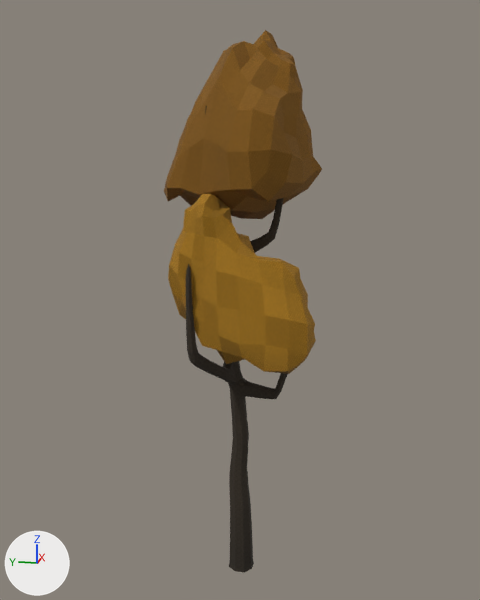
An edit to the glTF model public/assets/models/circuits/kits/autumn-tree-golden.glb, drawn before and after from the same camera.
Camera for both pictures: a 50 mm lens placed at (-11.65, -2.35, 8.6), pointed at (0.11, 0.01, 5.66). The axes (+X, +Y, +Z) are drawn at lower left. The lights are the same throughout. The first picture is the older version. Vertices at exactly the same position are counted once.

Objects in the first picture: 'autumn-tree-golden-canopy-lobe-1', 'autumn-tree-golden-canopy-lobe-2', 'autumn-tree-golden-trunk-and-branches'.
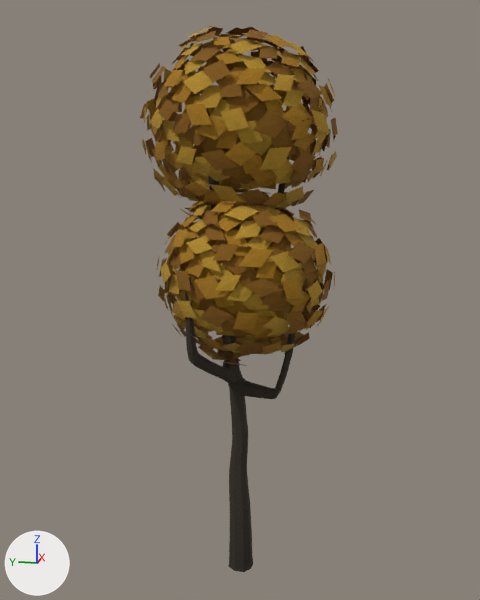
Changed parts and their boxes (x1, y1, x2, y2) in the pictures (480 x 600 px):
'autumn-tree-golden-leaf-envelope-2', added (brown): after (140, 26, 338, 227)
    faces in mat_round_two_autumn_tree_golden_leaf_cluster_1: (142, 26, 338, 225)
    faces in mat_round_two_autumn_tree_golden_leaf_cluster_2: (140, 27, 337, 227)
    faces in mat_round_two_autumn_tree_golden_leaf_cluster_0: (144, 32, 333, 219)
'autumn-tree-golden-leaf-envelope-1', added (brown): after (157, 189, 335, 366)
    faces in mat_round_two_autumn_tree_golden_leaf_cluster_0: (157, 189, 335, 358)
    faces in mat_round_two_autumn_tree_golden_leaf_cluster_1: (157, 195, 335, 363)
    faces in mat_round_two_autumn_tree_golden_leaf_cluster_2: (159, 193, 331, 366)
'autumn-tree-golden-canopy-lobe-2', rescaled (mostly hidden afterwards): before (164, 30, 322, 219); after (192, 82, 291, 181)
'autumn-tree-golden-canopy-lobe-1', rescaled (mostly hidden afterwards): before (168, 194, 316, 374); after (195, 233, 290, 322)

Patch to the scene script:
```diff
--- a/public/assets/models/circuits/kits/autumn-tree-golden.glb.py
+++ b/public/assets/models/circuits/kits/autumn-tree-golden.glb.py
@@ mat_round_two_autumn_tree_golden_leaf_cluster_0 @@
+mat_round_two_autumn_tree_golden_leaf_cluster_0 = bpy.data.materials.new('round-two-autumn-tree-golden-leaf-cluster-0')
+# uses the picture img_round_two_autumn_tree_golden_leaf_cluster_0_baked_surface
@@ mat_round_two_autumn_tree_golden_leaf_cluster_2 @@
+mat_round_two_autumn_tree_golden_leaf_cluster_2 = bpy.data.materials.new('round-two-autumn-tree-golden-leaf-cluster-2')
+# uses the picture img_round_two_autumn_tree_golden_leaf_cluster_2_baked_surface
@@ mat_round_two_autumn_tree_golden_leaf_cluster_1 @@
+mat_round_two_autumn_tree_golden_leaf_cluster_1 = bpy.data.materials.new('round-two-autumn-tree-golden-leaf-cluster-1')
+# uses the picture img_round_two_autumn_tree_golden_leaf_cluster_1_baked_surface
@@ me_cube_001 @@
-me_cube_001.from_pydata(...)  # 162 vertices, 320 faces; spans x -1.0..1.21, y -1.41..1.46, z 7.09..10.38
+me_cube_001.from_pydata(...)  # 162 vertices, 320 faces; spans x -0.61..0.83, y -0.9..0.97, z 7.81..9.65
+# me_cube_001 part 1: the whole mesh is scaled about its middle by (0.65, 0.65, 0.559), then moved by (0.01, 0.01, 0.0)
 me_cube_001.materials.append(mat_round_two_autumn_tree_golden_leaves_1)
@@ me_cube_003 @@
-me_cube_003.from_pydata(...)  # 162 vertices, 320 faces; spans x -1.21..0.82, y -1.46..1.16, z 4.63..7.67
+me_cube_003.from_pydata(...)  # 162 vertices, 320 faces; spans x -0.84..0.47, y -0.99..0.71, z 5.3..7.0
+# me_cube_003 part 2: the whole mesh is scaled about its middle by (0.65, 0.65, 0.559), then moved by (0.01, 0.01, 0.0)
 me_cube_003.materials.append(mat_round_two_autumn_tree_golden_leaves_0)
@@ ob_autumn_tree_golden_leaf_envelope_2 @@
+ob_autumn_tree_golden_leaf_envelope_2 = bpy.data.objects.new('autumn-tree-golden-leaf-envelope-2', me_autumn_tree_golden_broad_leaf_clusters_001)  # 2160 vertices, 2880 faces; spans x -1.24..1.44, y -1.69..1.74, z 7.04..10.41
+ob_autumn_tree_golden_leaf_envelope_2.location = (0.0, 0.0, 0.0)
@@ ob_autumn_tree_golden_leaf_envelope_1 @@
+ob_autumn_tree_golden_leaf_envelope_1 = bpy.data.objects.new('autumn-tree-golden-leaf-envelope-1', me_autumn_tree_golden_broad_leaf_clusters)  # 2160 vertices, 2880 faces; spans x -1.44..1.06, y -1.74..1.44, z 4.59..7.71
+ob_autumn_tree_golden_leaf_envelope_1.location = (0.0, 0.0, 0.0)
```
